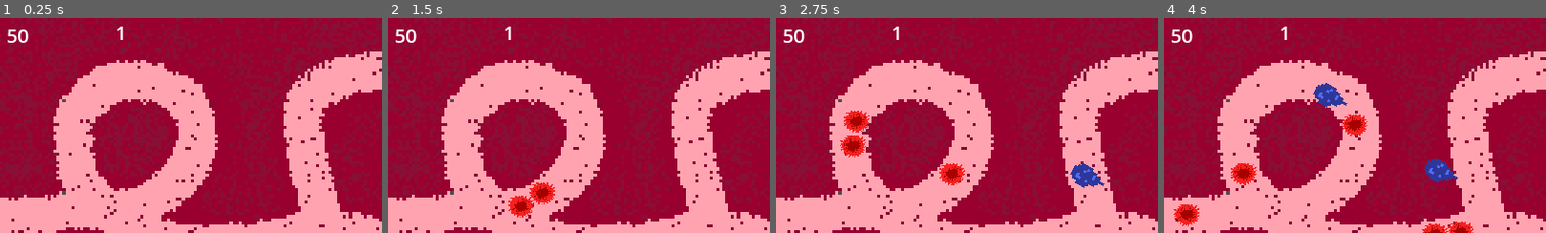
Above: before the commit, frames 1-4 (left to right).
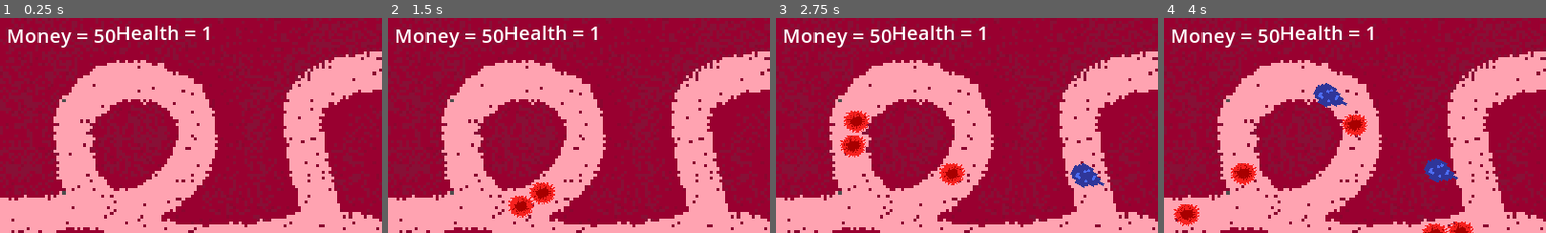
Above: after the commit, the same moments.

Repository: Kryzi/TowerDefense
Game: Godot game, scene res://Scenes/world.tscn
Two runs of this game, one before a commit and one after it. Both use one fixed random seed, a clock stepped at 60 frames per second and the inputs below.
Inputs:
- Up to frame 1 (0.25 s): no input
- Up to frame 2 (1.5 s): click "Next Round" at 0.5 s; click "Next Round" at 1.25 s
- Up to frame 3 (2.75 s): click "Basic Tower" at 2 s
- Up to frame 4 (4 s): tap Enter (ui_accept) at 2.75, 3.02, 3.77 s; hold Right (ui_right) from 2.78 s (still down)
The pictures show only the part of the screen within x 3-53%, y 1-51%; the shares and areas given below are measured in that part.

The runs differ from the first frame. In frame 1, 1.5% of the frame differs, in the area x 2-55%, y 3-14%; in frame 2, 1.5%; in frame 3, 1.5%; in frame 4, 1.5%.

Commit message:
health and money update

Diff:
--- a/Scripts/GameManager.gd
+++ b/Scripts/GameManager.gd
@@ -40,5 +40,5 @@
 
 
 func _physics_process(delta: float) -> void:
-	MoneyText.text = str(Currency)
-	HealthText.text = str(Health)
+	MoneyText.text = "Money = " + str(Currency)
+	HealthText.text = "Health = "+ str(Health)
Not shown: 1 places in Scenes/game_manager.tscn that only renumber resources
Not shown: 1 places in Scenes/world.tscn that only renumber resources
